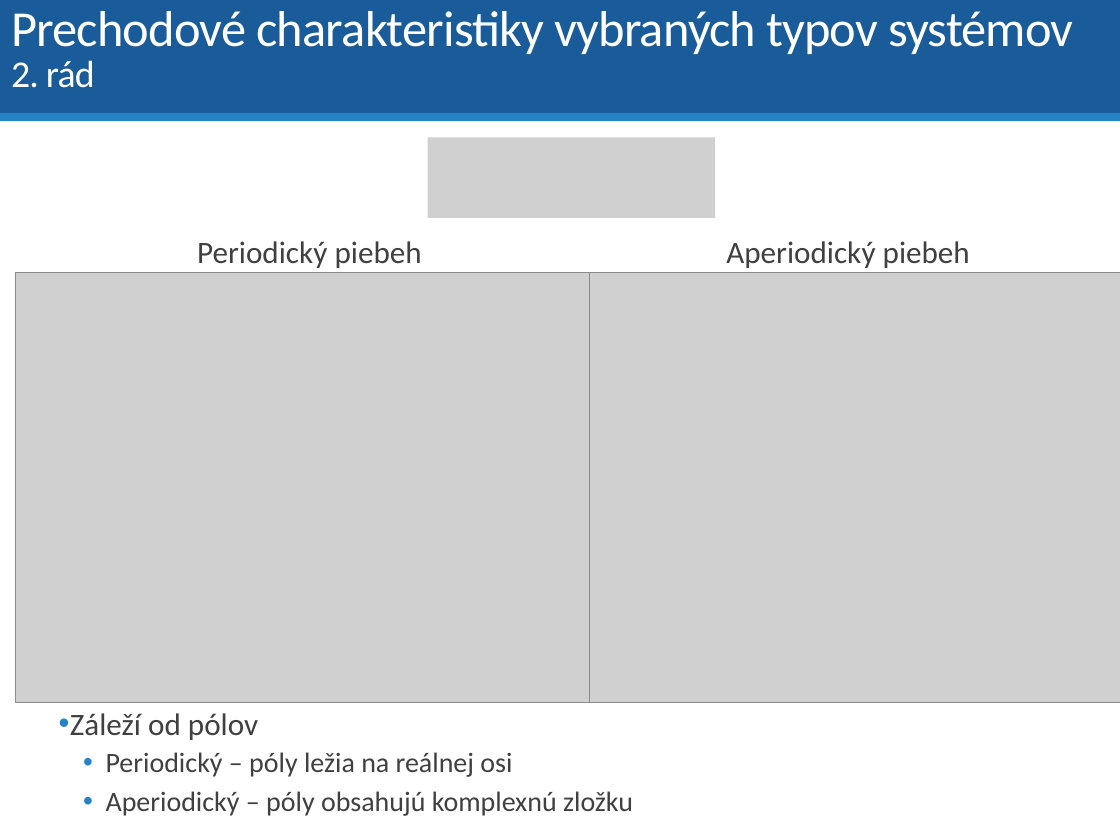
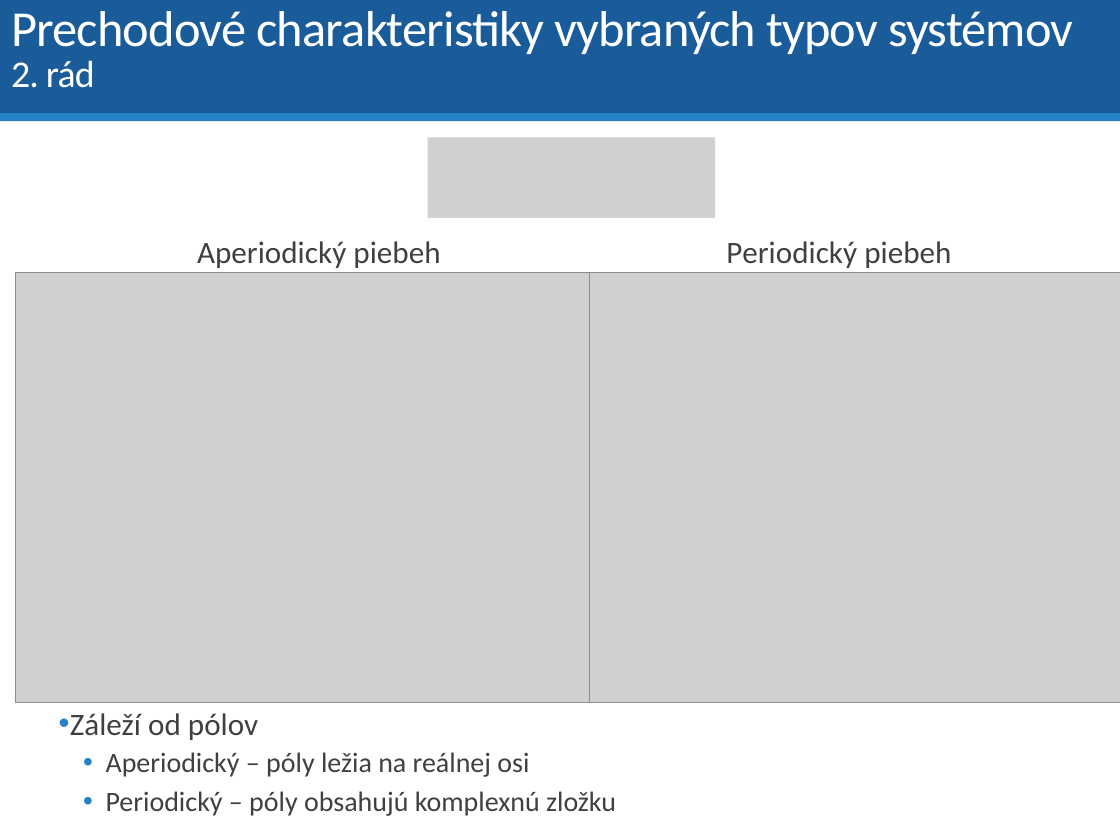
Before and after one commit to dodekm/TeamProjektKybernetika, a slide deck: slide 10 of Nove prednasky/P4 Vlastnosti prenosovych funkcii.pptx (slide 23 before the commit). Drawn at 1120x840 pixels with LibreOffice and Linux fonts; fonts in the diff are those of the drawing; grey boxes stand for pictures. Boxes give left, top, right and bottom in pixels: in the first picture for what was removed or moved away, otherwise in the second. Text is boxed around its words. In the diff, an @@ line names an element or a change of style, - is before the commit and + after.

```diff
--- a/Nove prednasky/P4 Vlastnosti prenosovych funkcii.pptx
+++ b/Nove prednasky/P4 Vlastnosti prenosovych funkcii.pptx
@@ text at (197,241,440,268): text changed @@
-Periodický piebeh
+Aperiodický piebeh
@@ text at (726,241,951,268): text changed @@
-Aperiodický piebeh
+Periodický piebeh
@@ text at (106,752,616,816): text changed @@
-  • Periodický – póly ležia na reálnej osi
-  • Aperiodický – póly obsahujú komplexnú zložku
+  • Aperiodický – póly ležia na reálnej osi
+  • Periodický – póly obsahujú komplexnú zložku
```
Also in this commit, not shown: 17 other slides changed.
